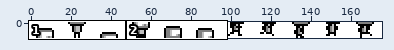
A pixel-art file gets an edit: art/char/player/player_compressed.ase. The picture above shows the old version from afar; the outline marks the close-up.
Close-up. Before the edit:
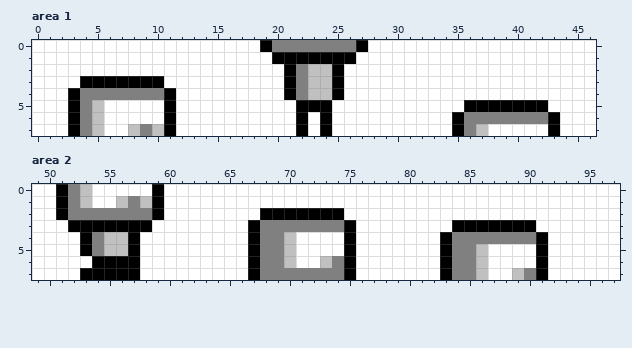
176x8 pixels, 1 frame. Shown: area 1: x 0..46, y 0..7; area 2: x 49..97, y 0..7.
New version:
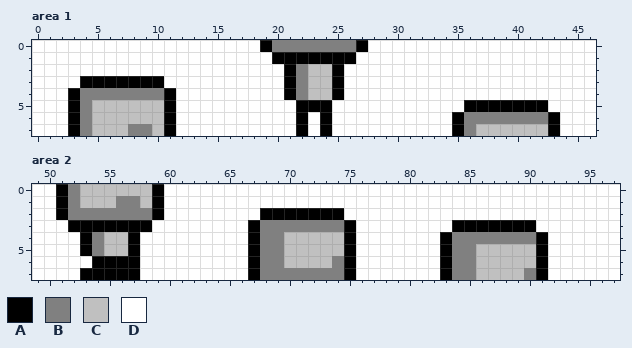
Palette (. is transparent): A #000000  B #808080  C #c0c0c0  D #ffffff
Edits made:
{"where": "area 1"}
{"y":5,"x":6,"old":"DDDDD","new":"CCCCC"}
{"y":6,"x":6,"old":"DDDDD","new":"CCCCC"}
{"y":7,"x":6,"old":"DDC","new":"CCB"}
{"y":7,"x":38,"old":"DDDDD","new":"CCCCC"}
{"where": "area 2"}
{"y":0,"x":54,"old":"DDDDD","new":"CCCCC"}
{"y":1,"x":54,"old":"DDC","new":"CCB"}
{"y":4,"x":71,"old":"DDDD","new":"CCCC"}
{"y":5,"x":71,"old":"DDDD","new":"CCCC"}
{"y":5,"x":87,"old":"DDDD","new":"CCCC"}
{"y":6,"x":71,"old":"DD","new":"CC"}
{"y":6,"x":87,"old":"DDDD","new":"CCCC"}
{"y":7,"x":87,"old":"DD","new":"CC"}
